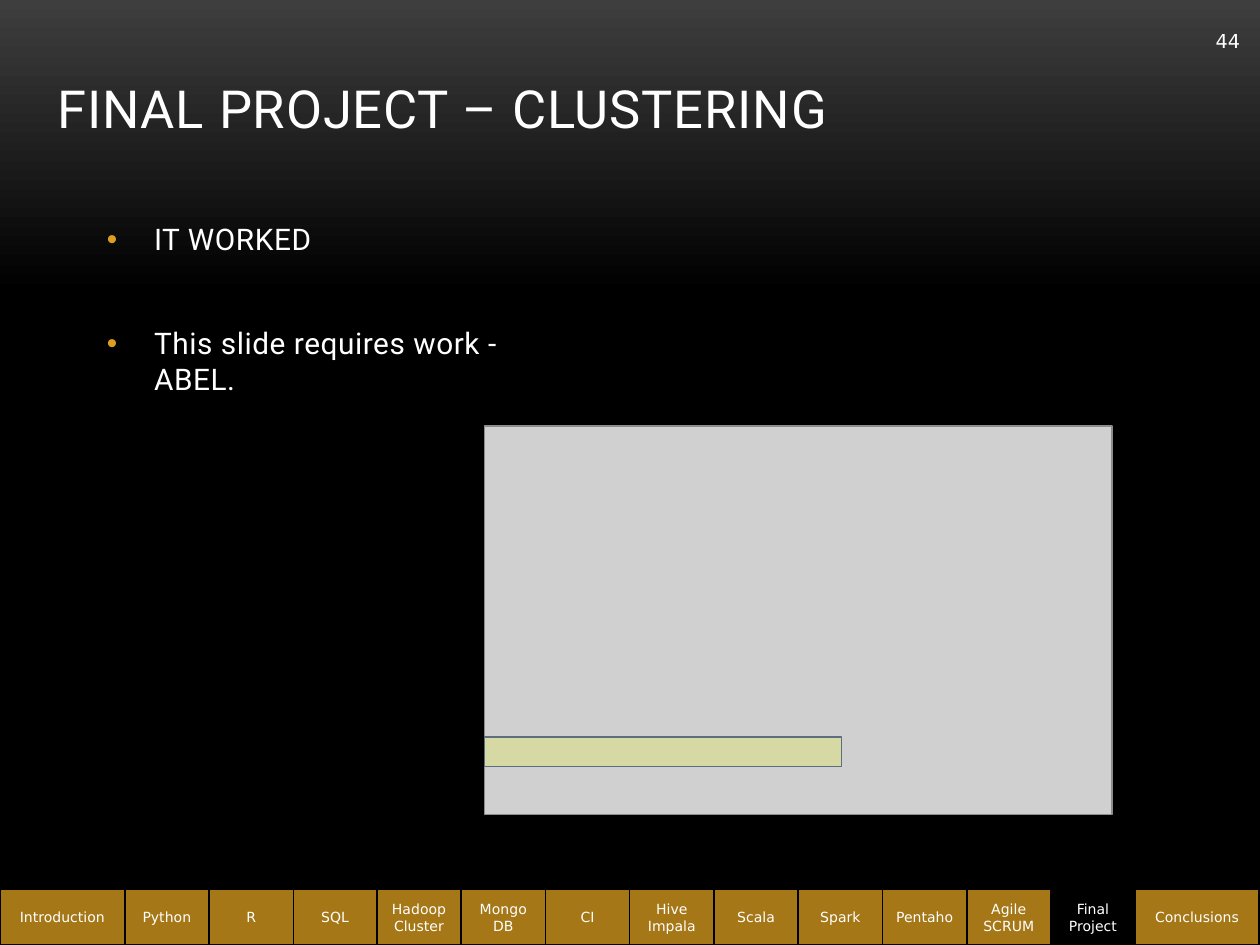
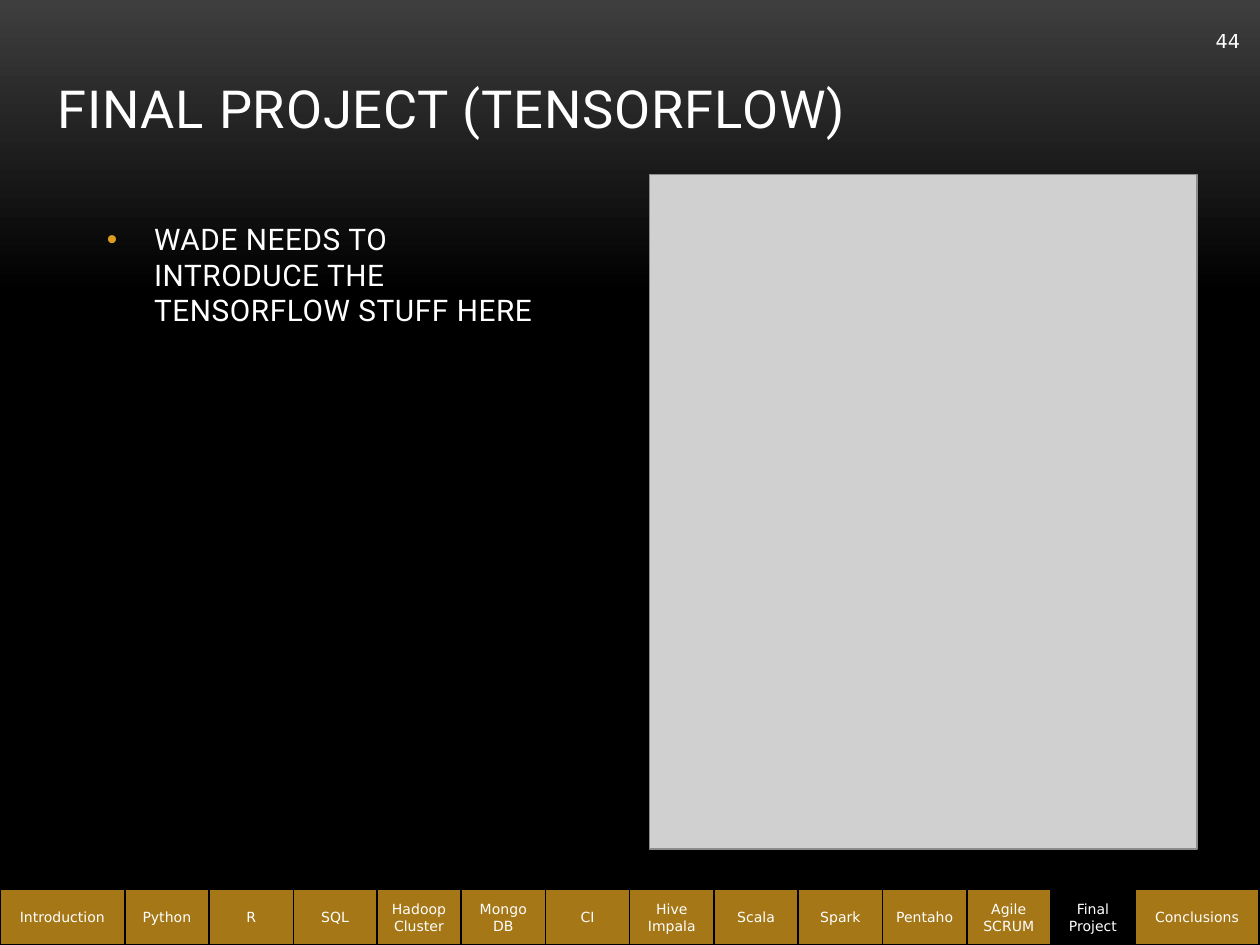
Before and after one commit to abe1ge/teletubbiesQAC, a slide deck: slide 44 of FinalPresentation.pptx. Drawn at 1260x945 pixels with LibreOffice and Linux fonts; fonts in the diff are those of the drawing; grey boxes stand for pictures; background and template pictures are left out. Boxes give left, top, right and bottom in pixels: in the first picture for what was removed or moved away, otherwise in the second. Text is boxed around its words. In the diff, an @@ line names an element or a change of style, - is before the commit and + after.

```diff
--- a/FinalPresentation.pptx
+++ b/FinalPresentation.pptx
@@ title at box(57, 86, 845, 140): text changed @@
-FINAL PROJECT – CLUSTERING
+FINAL PROJECT (TENSORFLOW)
@@ picture added at box(650, 175, 1197, 849) @@
@@ text at box(154, 228, 532, 322): text changed @@
-• IT WORKED
-• This slide requires work - ABEL.
+• WADE NEEDS TO INTRODUCE THE TENSORFLOW STUFF HERE
@@ picture removed at box(485, 426, 1113, 814) @@
@@ rectangle removed at box(485, 737, 842, 767) @@
```
Also in this commit, not shown: 18 other slides changed, 1 slide removed.
